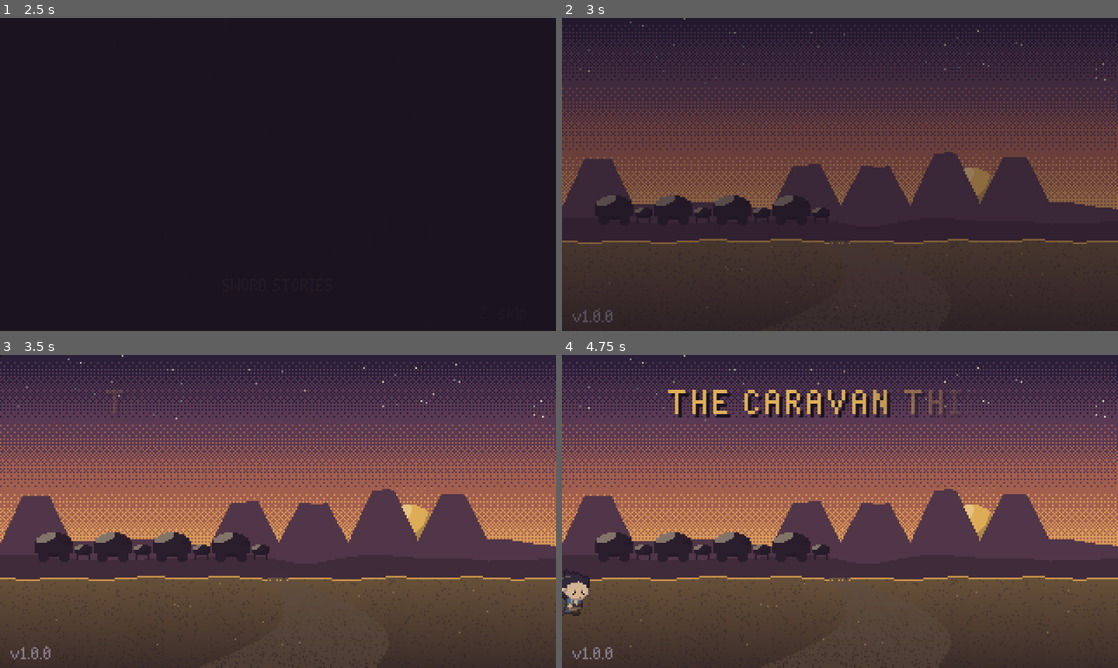
Above: before the commit, frames 1-4 (two rows, left to right).
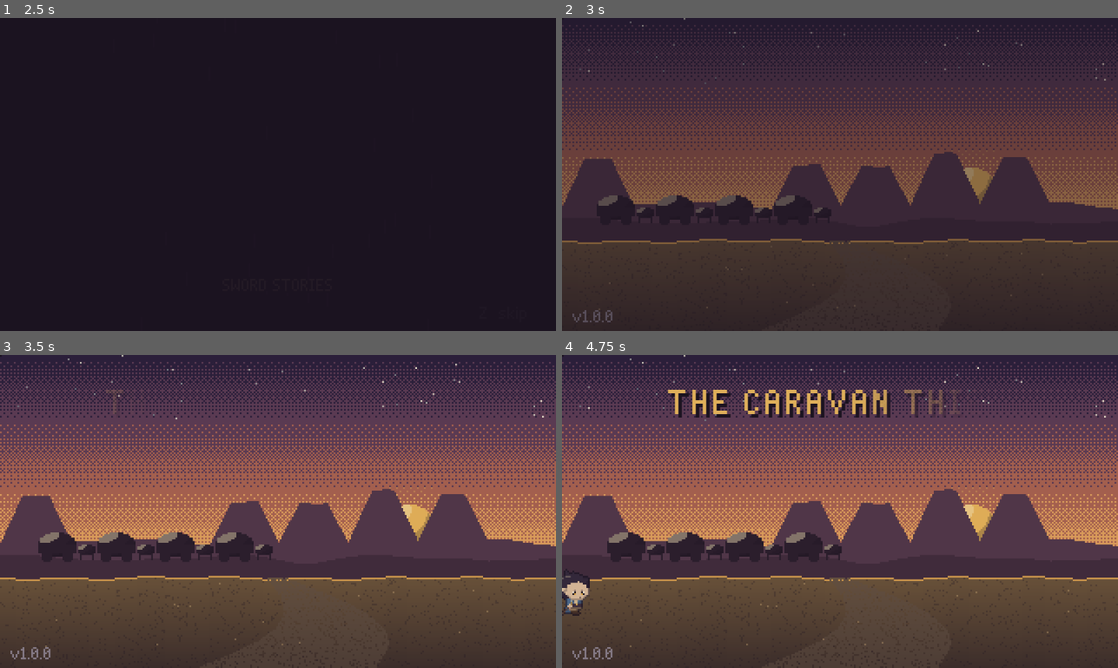
Above: after the commit, the same moments.

Repository: rodriguezric/the_caravan_thief
Game: Godot game, scene res://scenes/shell.tscn
The game is run twice, just before and just after one commit, with the same random seed, the same clock (stepped at 60 frames per second) and the same inputs.
Inputs (mouse positions are in pixels of both pictures, inside the frame that each line leads up to):
- Up to frame 1 (2.5 s): tap Enter at 0.5 s; move the mouse to (400, 158) at 0.52 s; hold Right (right) 0.53-1.25 s; hold Shift (run) 0.53-1.25 s; tap Z (accept) at 0.6, 1.25, 2.1 s; click (400, 158) at 0.67 s; tap Space at 0.77, 1.07 s; drag from (166, 190) to (250, 237) at 1.27 s; move the mouse to (333, 105) at 2.02 s; hold Right (right) from 2.03 s (still down); hold Shift (run) from 2.03 s (still down)
- Up to frame 2 (3 s): release Right (right) at 2.75 s; release Shift (run) at 2.75 s; drag from (812, 237) to (673, 127) at 2.77 s
- Up to frame 3 (3.5 s): no input
- Up to frame 4 (4.75 s): move the mouse to (1006, 558) at 3.52 s; hold Left (left) 3.53-4.25 s; hold Shift (run) 3.53-4.25 s; tap Enter at 3.6 s; tap Space at 3.77, 4.07 s; drag from (673, 464) to (756, 433) at 4.27 s

Frame 1 is identical in both runs. In frame 2, 0.2% of the frame differs, in the area x 6-49%, y 56-64%; in frame 3, 0.7%; in frame 4, 1.6%, in the area x 6-51%, y 56-66%.

Commit message:
feature_title_scene_background

Diff:
--- a/scripts/art_cine.gd
+++ b/scripts/art_cine.gd
@@ -16,6 +16,7 @@
 static func make(name: String, frame: int) -> PixBuf:
 	match name:
 		"title": return title(frame)
+		"title_caravan": return title_caravan()
 		"ink": return ink_card()
 		"saltway": return saltway(frame)
 		"waystation": return waystation()
@@ -143,14 +144,14 @@
 # ----------------------------------------------------------------- scenes --
 
 static func title(frame: int) -> PixBuf:
-	## The Saltway at dusk: mesas, a caravan crossing the horizon, the road.
+	## The Saltway at dusk: mesas, the road. The caravan crossing the horizon
+	## is a separate sprite (title_caravan) the title screen drives along.
 	var b := PixBuf.new(W, H)
 	gradient(b, DUSK_SKY, 0, 118)
 	stars(b, 40, 40, 5, frame)
 	sun(b, 236, 100, 14, Pal.CANDLE.lerp(Pal.LEMON, 0.3))
 	mesa(b, 112, Pal.DUSK.lerp(Pal.INK, 0.35), 3)
 	ridge(b, 120, 4, 0.03, 1.0, Pal.DUSK.lerp(Pal.INK, 0.55))
-	caravan_silhouette(b, 30 + (frame % 4), 118, Pal.INK.lerp(Pal.DUSK, 0.2), 4)
 	ground(b, 128, Pal.DUNE.lerp(Pal.INK, 0.45), Pal.CANDLE.lerp(Pal.DUNE, 0.4))
 	# the road winding toward the viewer
 	for y in range(128, H):
@@ -160,6 +161,14 @@
 		for x in range(int(cx - hw), int(cx + hw)):
 			if Pal.hash2(x, y, 9) > 0.15:
 				b.pset(x, y, Pal.DIRT.lerp(Pal.INK, 0.35 + t * 0.2))
+	return b
+
+
+static func title_caravan() -> PixBuf:
+	## The title's caravan on its own: four wagons and their oxen, 140 x 20,
+	## wheels on the bottom row (the horizon sits at y 118 on the backdrop).
+	var b := PixBuf.new(140, 20)
+	caravan_silhouette(b, 12, 18, Pal.INK.lerp(Pal.DUSK, 0.2), 4)
 	return b
 
 
--- a/scripts/screens/title_screen.gd
+++ b/scripts/screens/title_screen.gd
@@ -12,6 +12,10 @@
 var menu: Menu
 var walker: Sprite2D
 var walk_x := -60.0
+## The caravan drives slowly along the horizon and wraps round off-screen.
+var caravan: Sprite2D
+var caravan_x := 18.0
+const CARAVAN_SPEED := 3.0
 var save_line: Label
 
 
@@ -20,6 +24,11 @@
 	bg = TextureRect.new()
 	bg.texture = Art.cine("title", 0)
 	add_child(bg)
+	caravan = Sprite2D.new()
+	caravan.centered = false
+	caravan.texture = Art.cine("title_caravan")
+	caravan.position = Vector2(caravan_x, 100)
+	add_child(caravan)
 	drawer = Node2D.new()
 	drawer.draw.connect(_draw_fx)
 	add_child(drawer)
@@ -49,6 +58,10 @@
 func _process(delta: float) -> void:
 	t += delta
 	bg.texture = Art.cine("title", int(t * 2.0) % 4)
+	caravan_x += delta * CARAVAN_SPEED
+	if caravan_x > 320.0:
+		caravan_x = -140.0
+	caravan.position = Vector2(roundf(caravan_x), 100)
 	# Rook walks the road now and then, the crow wheeling above him
 	walk_x += delta * 30.0
 	if walk_x > 700.0:
